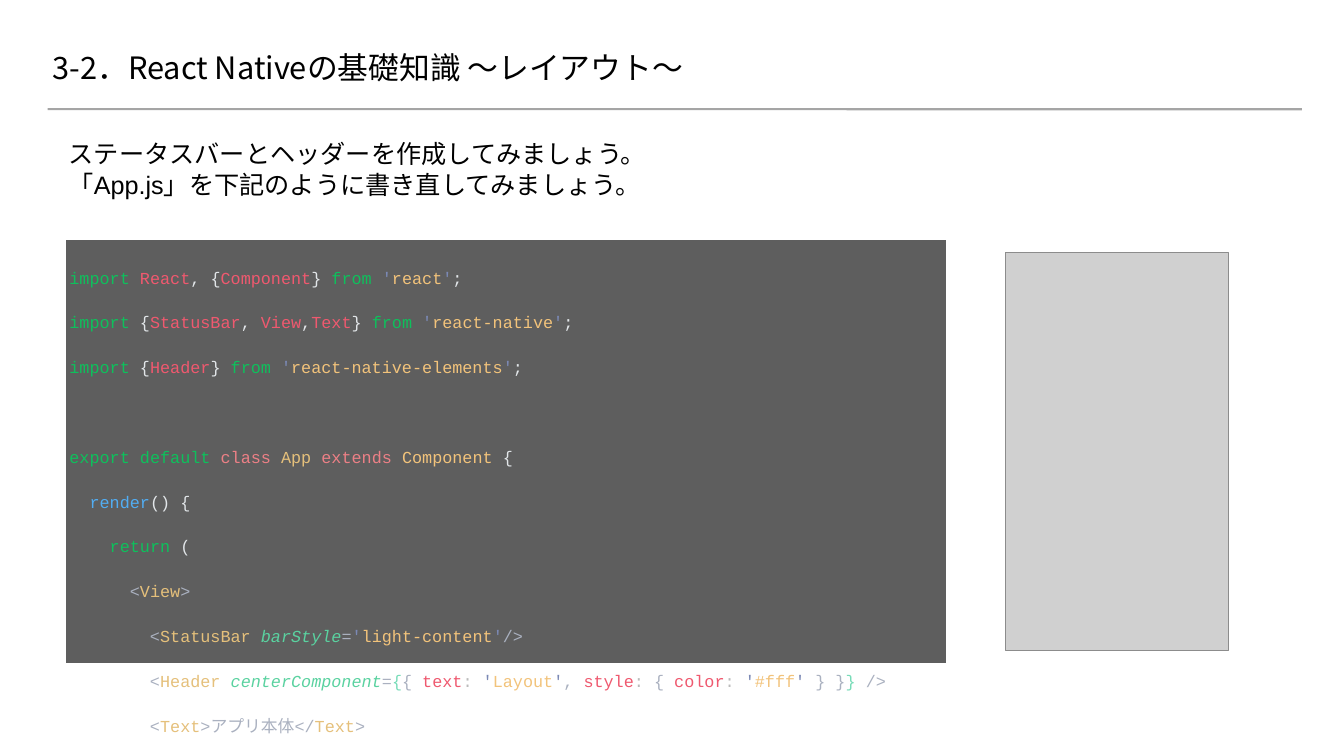
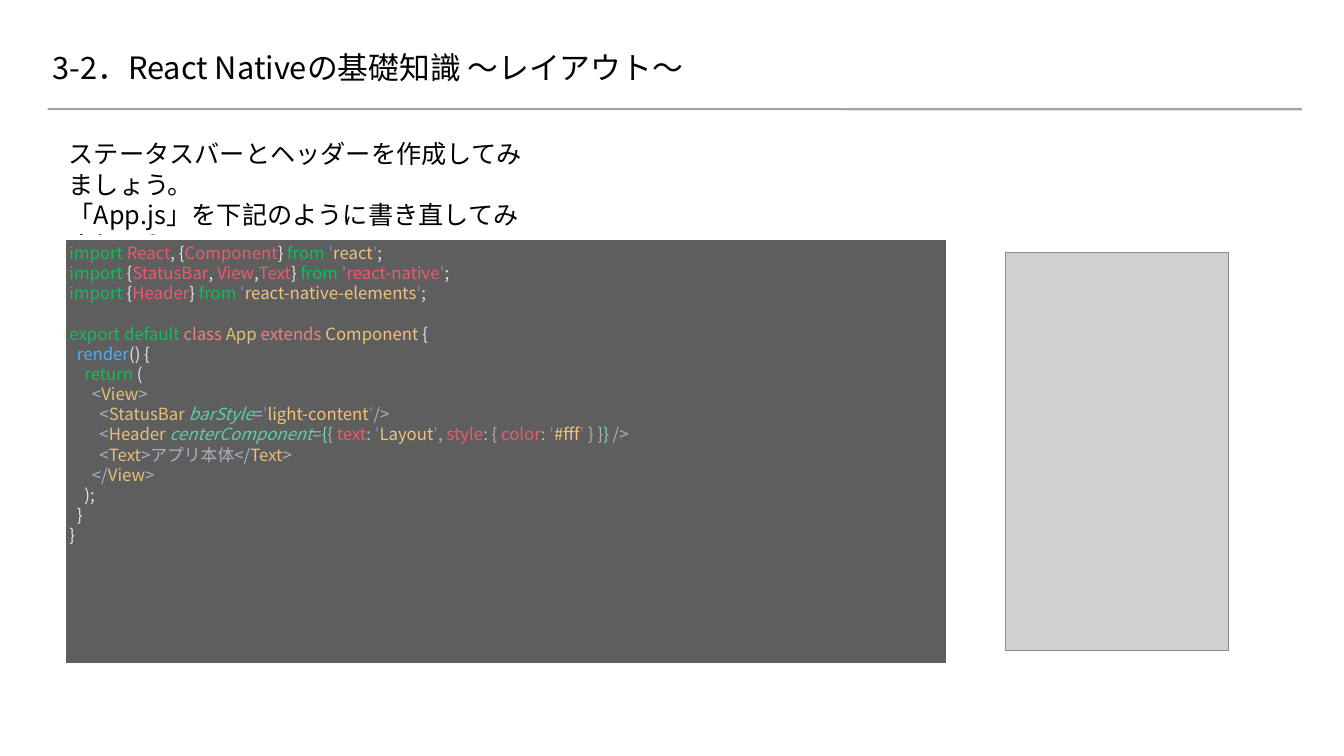
Before and after one commit to 2018SYSTEMI34/diary, a slide deck: slide 8 of doc/02_SlideShare/01.ネタ/３_ReactNative基礎知識/react-native.pptx. Drawn at 1344x756 pixels with LibreOffice and Linux fonts; fonts in the diff are those of the drawing; grey boxes stand for pictures; background and template pictures are left out. Boxes give left, top, right and bottom in pixels: in the first picture for what was removed or moved away, otherwise in the second. Text is boxed around its words. In the diff, an @@ line names an element or a change of style, - is before the commit and + after.

```diff
--- a/doc/02_SlideShare/01.ネタ/３_ReactNative基礎知識/react-native.pptx
+++ b/doc/02_SlideShare/01.ネタ/３_ReactNative基礎知識/react-native.pptx
@@ text "ステータスバーとヘッダーを作成してみましょう。" at bbox=[69, 142, 522, 260]: font Arial to Noto Sans CJK JP @@
@@ rectangle "import React, {Component} from 'react';" at bbox=[65, 238, 949, 666]: font Courier New to Noto Sans CJK JP; text colour #F2C37B to #EF596F in "'react-native';"; line spacing 32pt to 1 @@
```
Also in this commit, not shown: 14 other slides changed, 1 slide removed.
